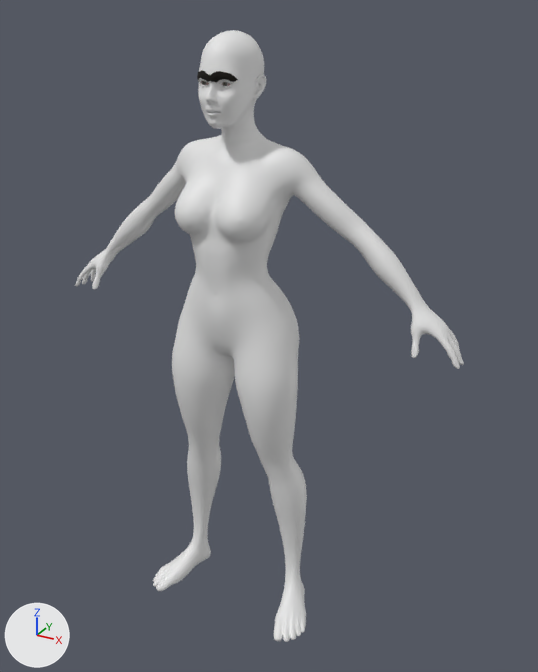
One commit to the FBX model ContentPack_3.0/UMA_3.fbx: the scene before it, then after it.
One viewpoint serves both versions: a 50 mm lens placed at (1.186, -1.91, 2.044), pointed at (0.091, 0.08, 1.049). Lighting does not change. The marker at lower left points along +X, +Y and +Z. Shape keys are drawn at the values saved in each file.

The first picture shows 'UMA30_Body'.
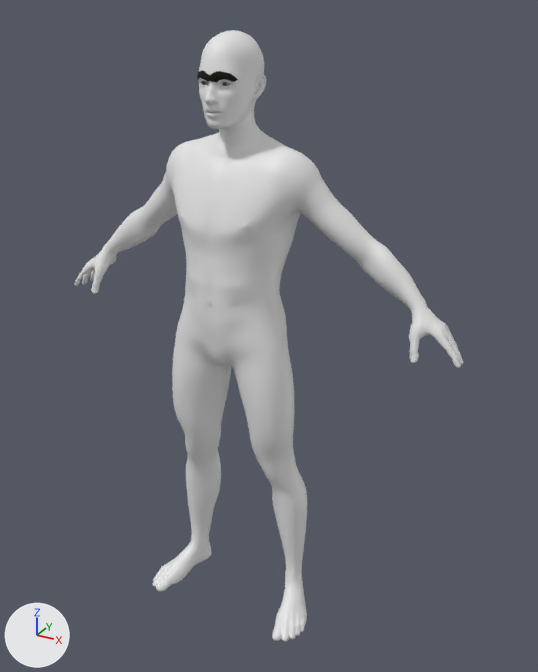
Location of each change, [x1, y1, x2, y2] in pixels of the pictures (538 x 672 px):
'UMA30_Body', reshaped
    before: [75, 30, 464, 642]
    after: [74, 30, 463, 642]

The edits, one by one:
In shape key 'MaleMesh30' (key_0_malemesh30), value goes from 0.0 to 1.0.
